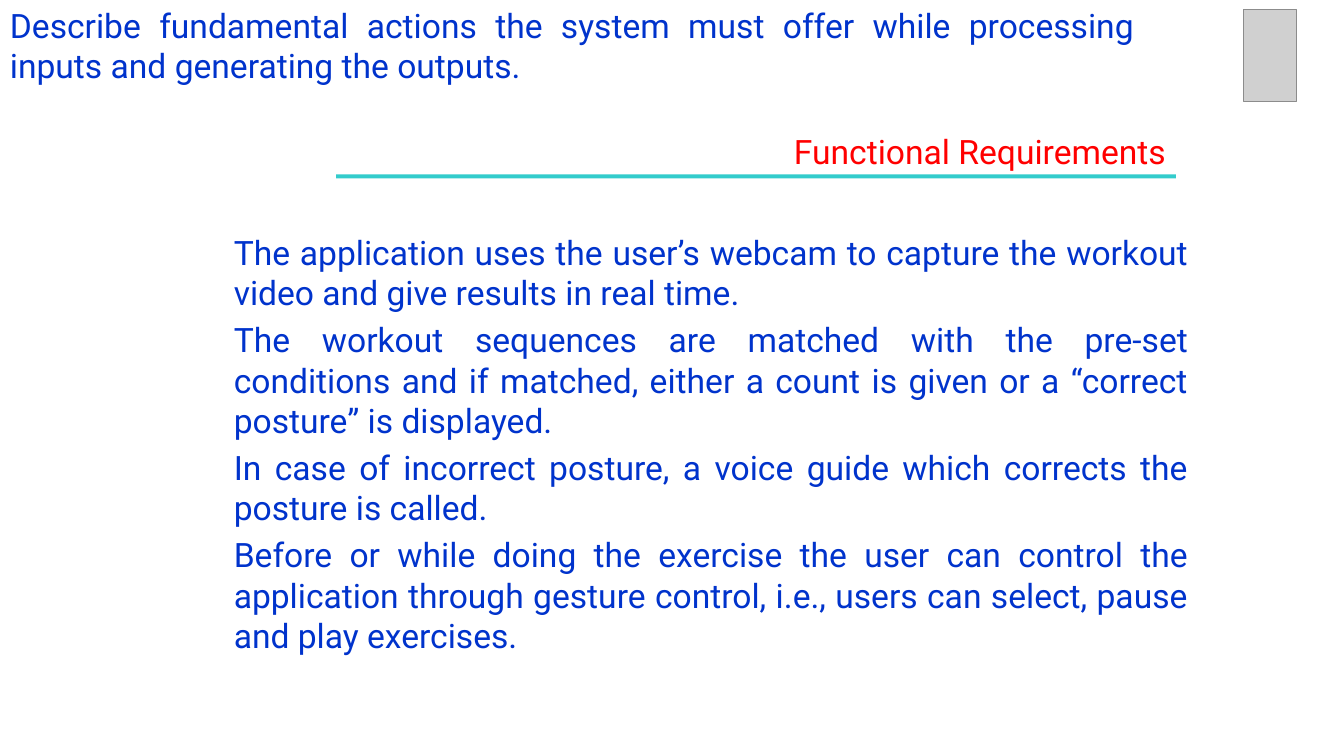
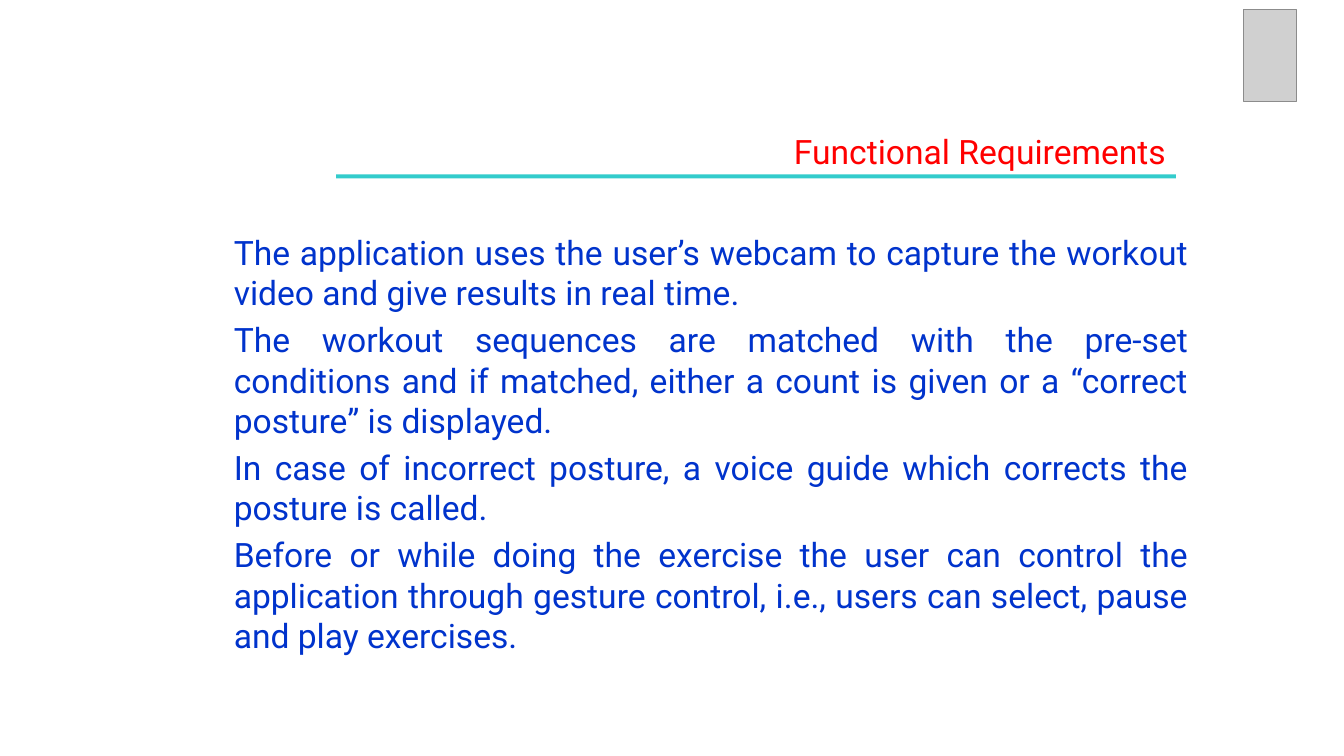
Before and after one commit to VishnuJG/CV-Workout, a slide deck: slide 5 of LiteratureSurvey/UE19CS390A_REVIEW 2.pptx. Drawn at 1344x756 pixels with LibreOffice and Linux fonts; fonts in the diff are those of the drawing; grey boxes stand for pictures. Boxes give left, top, right and bottom in pixels: in the first picture for what was removed or moved away, otherwise in the second. Text is boxed around its words. In the diff, an @@ line names an element or a change of style, - is before the commit and + after.

```diff
--- a/LiteratureSurvey/UE19CS390A_REVIEW 2.pptx
+++ b/LiteratureSurvey/UE19CS390A_REVIEW 2.pptx
@@ text removed at (10, 12, 1134, 85) @@
-Describe fundamental actions the system must offer while processing inputs and generating the outputs.
```
Also in this commit, not shown: 17 other slides changed, 7 slides added, 3 slides removed, 1 other file.
